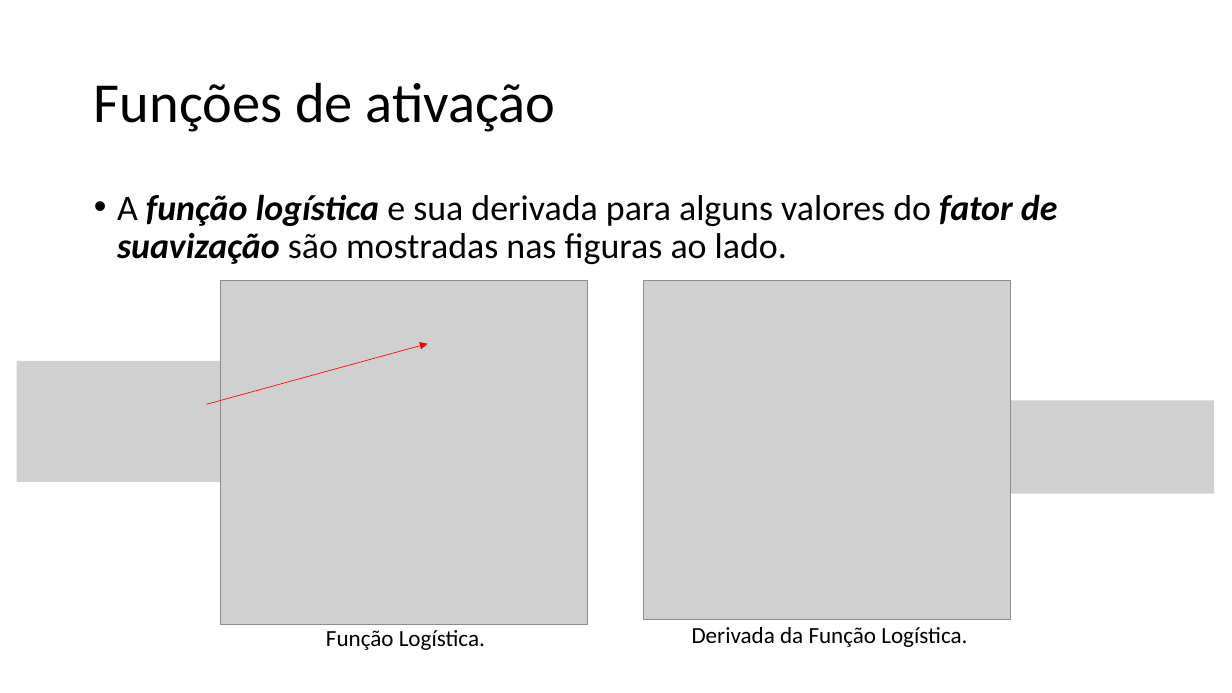
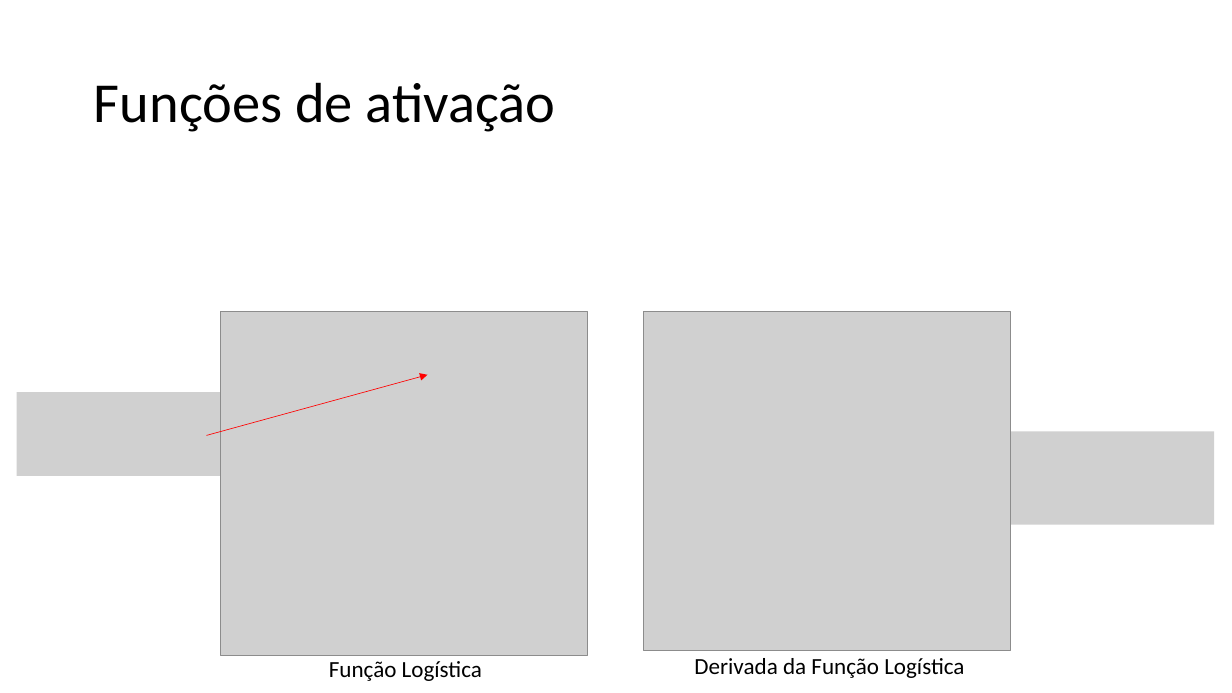
Before and after one commit to zz4fap/t320_aprendizado_de_maquina, a slide deck: slide 8 of slides/T320_Redes_Neurais_Artificiais (Parte II).pptx. Drawn at 1232x693 pixels with LibreOffice and Linux fonts; fonts in the diff are those of the drawing; grey boxes stand for pictures. Boxes give left, top, right and bottom in pixels: in the first picture for what was removed or moved away, otherwise in the second. Text is boxed around its words. In the diff, an @@ line names an element or a change of style, - is before the commit and + after.

```diff
--- a/slides/T320_Redes_Neurais_Artificiais (Parte II).pptx
+++ b/slides/T320_Redes_Neurais_Artificiais (Parte II).pptx
@@ text removed at (x1=117, y1=194, x2=1058, y2=264) @@
-• A função logística e sua derivada para alguns valores do fator de suavização são mostradas nas figuras ao lado.
@@ picture resized from (x1=17, y1=361, x2=222, y2=482) to (x1=17, y1=392, x2=222, y2=476) @@
@@ 3 pictures, 1 arrow moved together from (x1=206, y1=281, x2=1214, y2=625) to (x1=206, y1=311, x2=1214, y2=655) @@
@@ text at (x1=694, y1=658, x2=964, y2=678): text changed @@
-Derivada da Função Logística.
+Derivada da Função Logística
@@ text at (x1=329, y1=661, x2=482, y2=681): text changed @@
-Função Logística.
+Função Logística
```
Also in this commit, not shown: 8 other slides changed, 1 other file.
